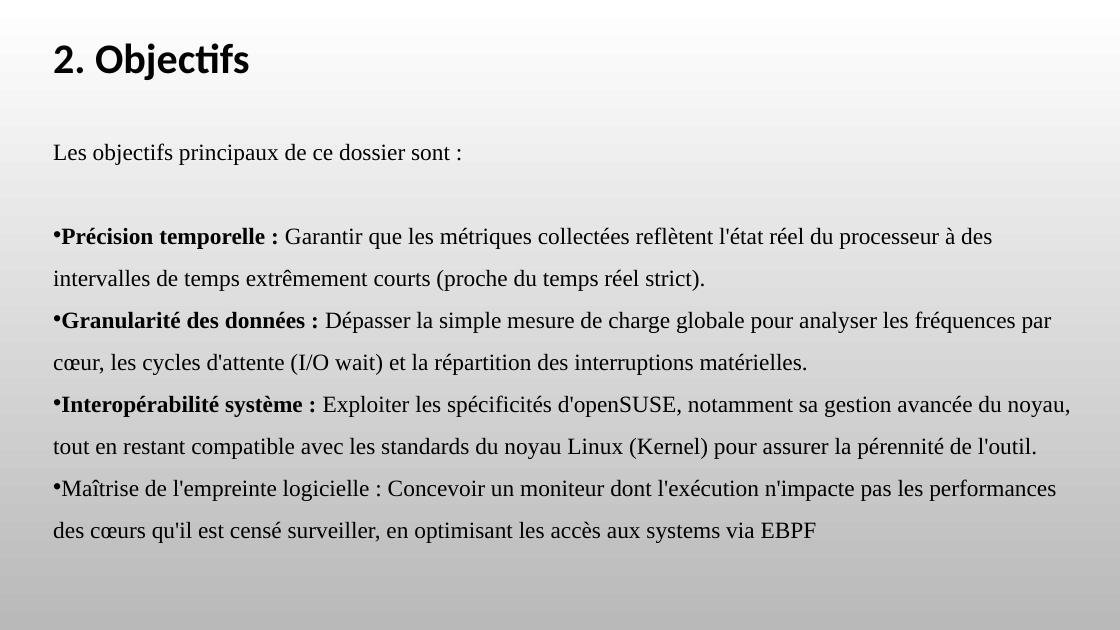
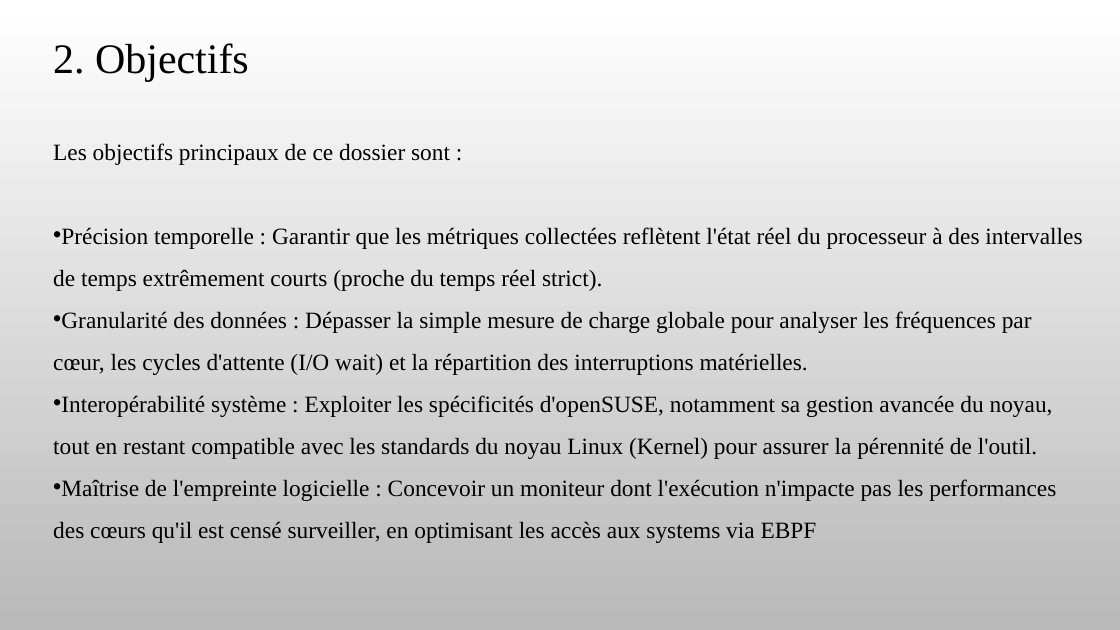
Before and after one commit to OpenSecureFoundation/Linux-Multicore-Monitor, a slide deck: slide 6 of Dossier d'analyse 2.pptx. Drawn at 1120x630 pixels with LibreOffice and Linux fonts; fonts in the diff are those of the drawing; background and template pictures are left out. Boxes give left, top, right and bottom in pixels: in the first picture for what was removed or moved away, otherwise in the second. Text is boxed around its words. In the diff, an @@ line names an element or a change of style, - is before the commit and + after.

```diff
--- a/Dossier d'analyse 2.pptx
+++ b/Dossier d'analyse 2.pptx
@@ text "2. Objectifs" at <box>53,43,249,81</box>: font Calibri to Times New Roman, bold off @@
@@ text at <box>53,227,1082,459</box>: bold off in "Précision temporelle :", "Granularité des données :", "Interopérabilité système :" @@
```
Also in this commit, not shown: 15 other slides changed, 2 other files.
